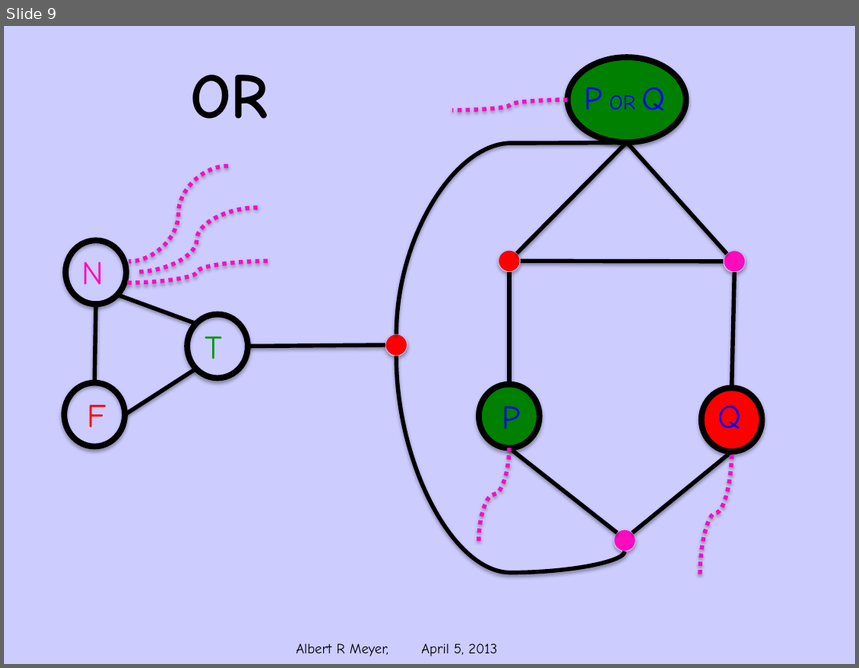
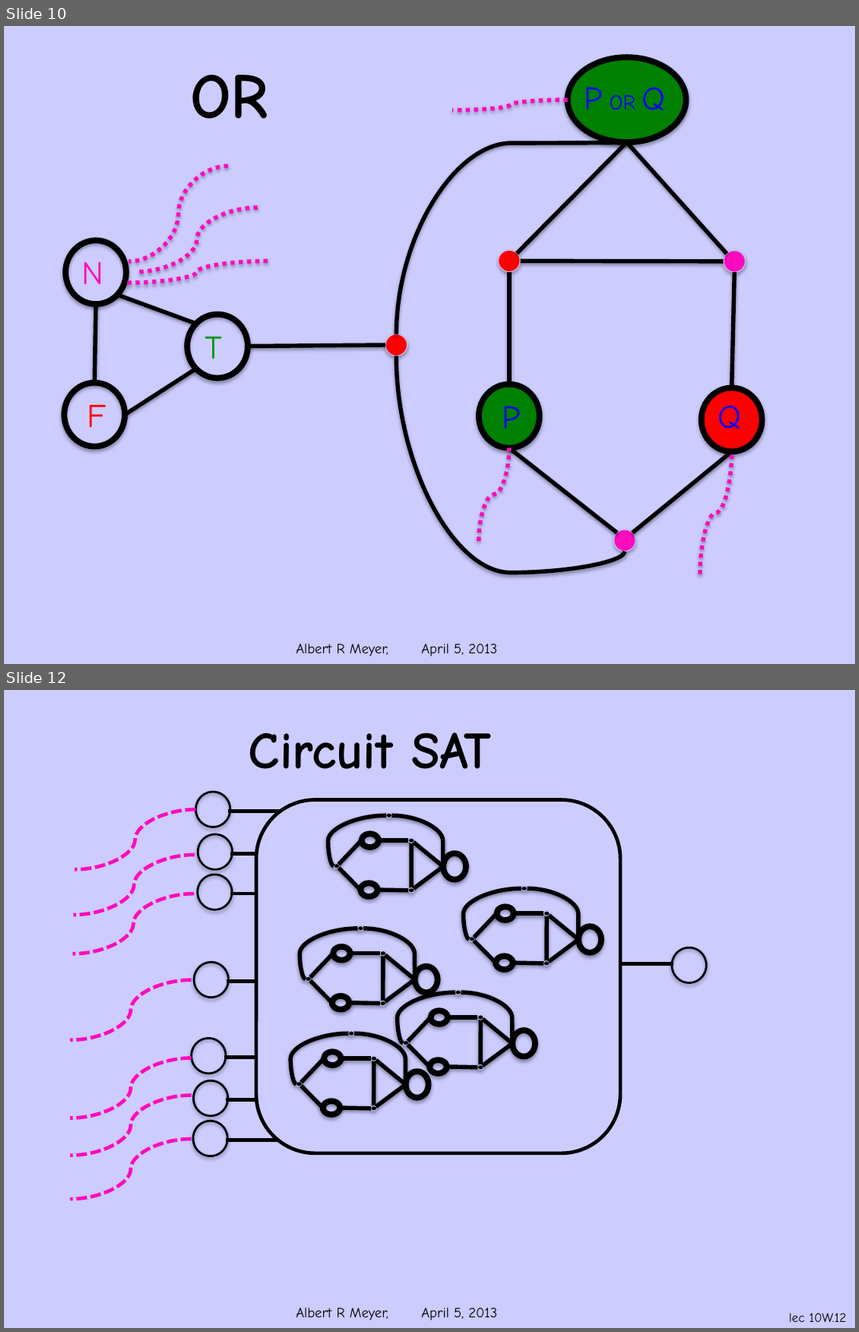
Before and after one commit to armeyer/mcs_web, a slide deck: spring13/slides13/3colorSAT.pptx. Shown one above the other, each under a label of ours: slide 9 before the commit, slides 10 and 12 after it; the slides between them are not shown. The pictures are 859x668 and 859x1332 pixels, drawn with LibreOffice and Linux fonts; fonts in the diff are those of the drawing; background and template pictures are left out. Boxes give left, top, right and bottom in pixels: in the first picture for what was removed or moved away, otherwise in the second. Text is boxed around its words. In the diff, an @@ line names an element or a change of style, - is before the commit and + after.

```diff
--- a/spring13/slides13/3colorSAT.pptx
+++ b/spring13/slides13/3colorSAT.pptx
@@ slide 12 added at (x1=4, y1=690, x2=855, y2=1328), background #CCCCFF; not listed: 1 template element that a slide beside it also shows @@
@@ title added at (x1=249, y1=733, x2=491, y2=769), 44 pt, text #000000, bold @@
+Circuit SAT
@@ group added at (x1=191, y1=792, x2=292, y2=1157): 7 lines, 7 ellipses @@
@@ group added at (x1=256, y1=799, x2=620, y2=1153): 35 lines, 35 ellipses, 10 curved lines, 1 rounded rectangle @@
@@ ellipse added at (x1=672, y1=948, x2=707, y2=983), outline #000000 1.75 pt @@
@@ line added from (674, 964) to (613, 964), #000000 3 pt @@
@@ group added at (x1=70, y1=809, x2=196, y2=1199): 7 curved lines @@
@@ page number added at (x1=789, y1=1313, x2=847, y2=1322), 11 pt, text #000000 @@
+lec 10W.12
@@ what was slide 9 is now slide 10 @@
```
Also in this commit, not shown: 3 slides changed, 1 other slide added.
